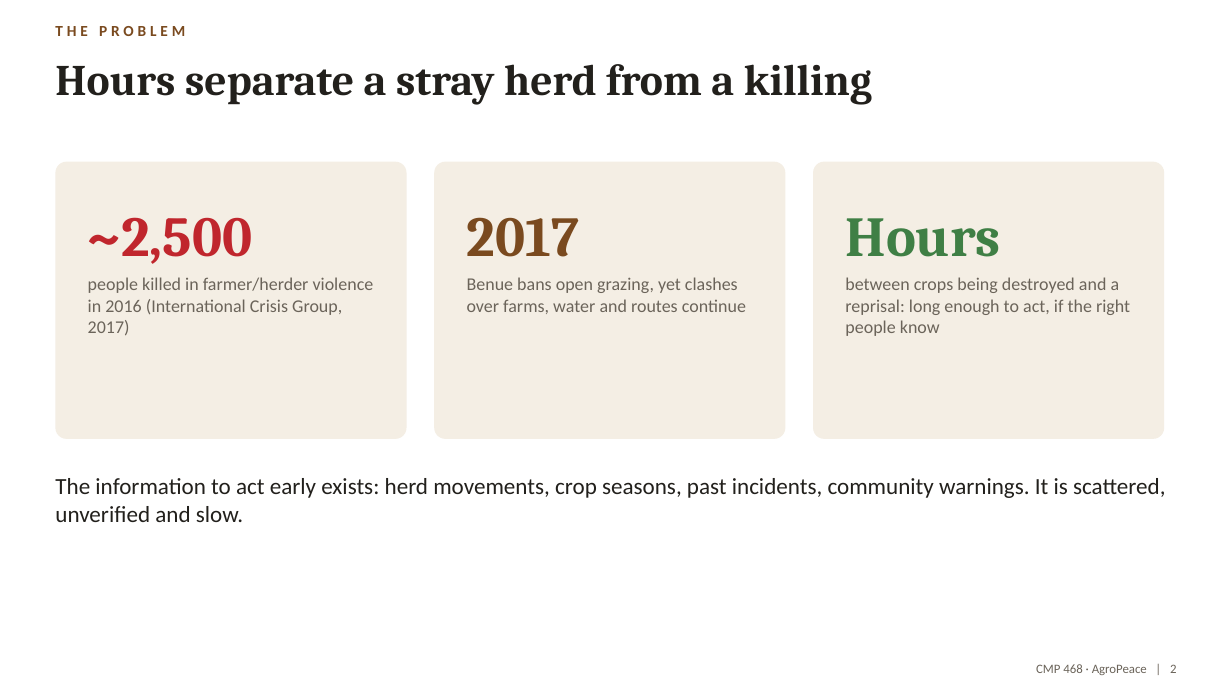
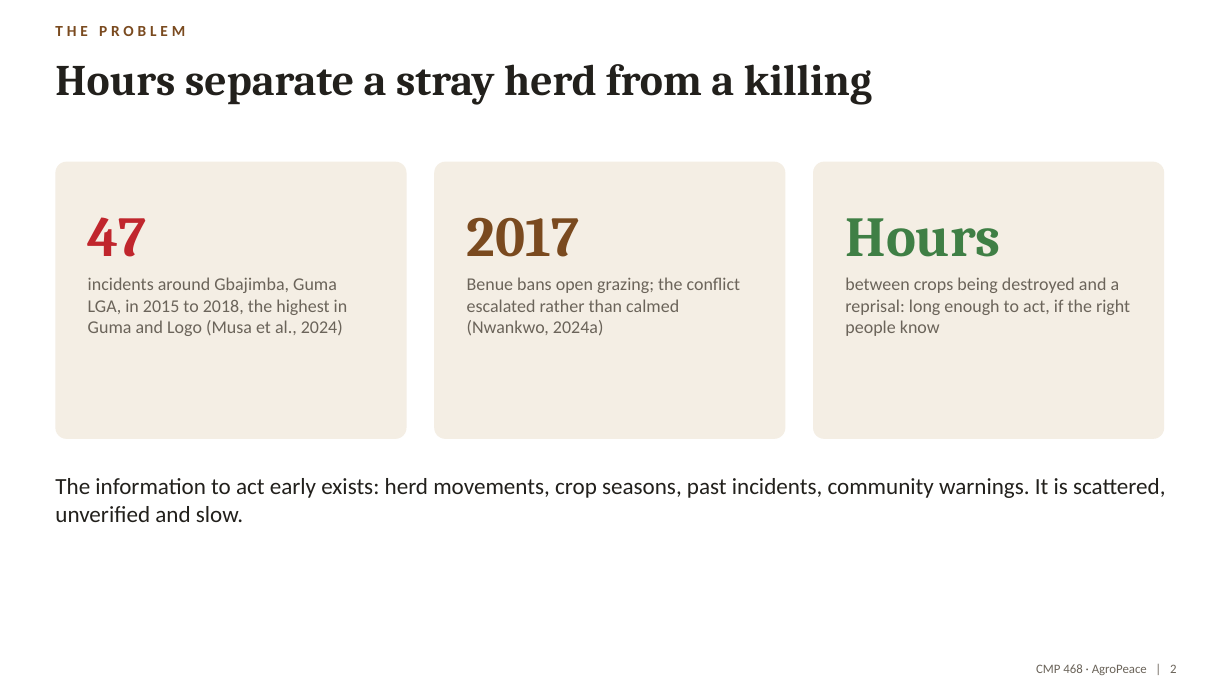
Before and after one commit to Mikisivas/CMP-468, a slide deck: slide 2 of project2-agropeace/docs/AgroPeace_Presentation.pptx. Drawn at 1232x693 pixels with LibreOffice and Linux fonts; fonts in the diff are those of the drawing. Boxes give left, top, right and bottom in pixels: in the first picture for what was removed or moved away, otherwise in the second. Text is boxed around its words. In the diff, an @@ line names an element or a change of style, - is before the commit and + after.

```diff
--- a/project2-agropeace/docs/AgroPeace_Presentation.pptx
+++ b/project2-agropeace/docs/AgroPeace_Presentation.pptx
@@ text at (x1=88, y1=217, x2=147, y2=257): text changed @@
-~2,500
+47
@@ text at (x1=88, y1=277, x2=348, y2=336): text changed @@
-people killed in farmer/herder violence in 2016 (International Crisis Group, 2017)
+incidents around Gbajimba, Guma LGA, in 2015 to 2018, the highest in Guma and Logo (Musa et al., 2024)
@@ text at (x1=467, y1=277, x2=741, y2=335): text changed @@
-Benue bans open grazing, yet clashes over farms, water and routes continue
+Benue bans open grazing; the conflict escalated rather than calmed (Nwankwo, 2024a)
```
Also in this commit, not shown: 11 other files.
